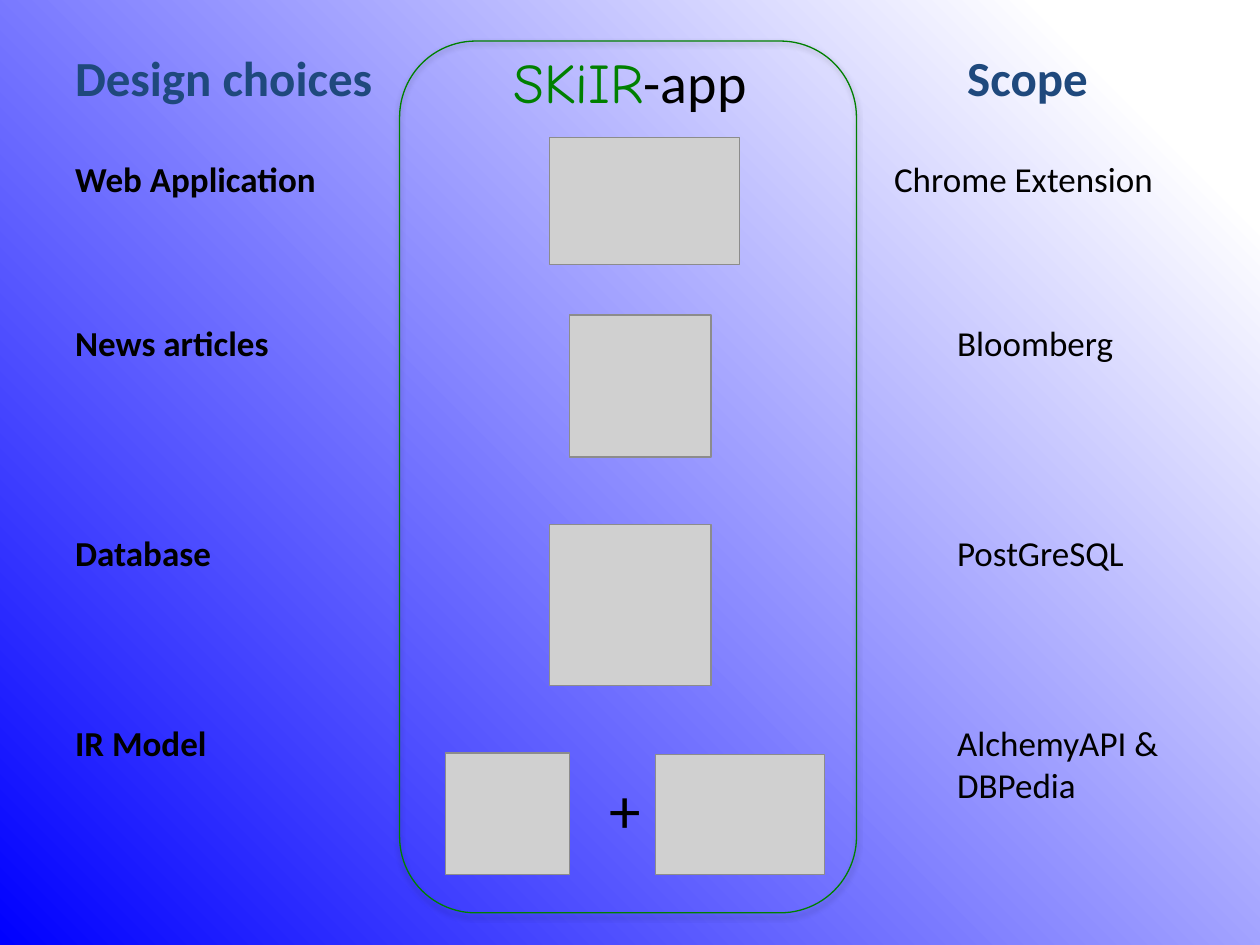
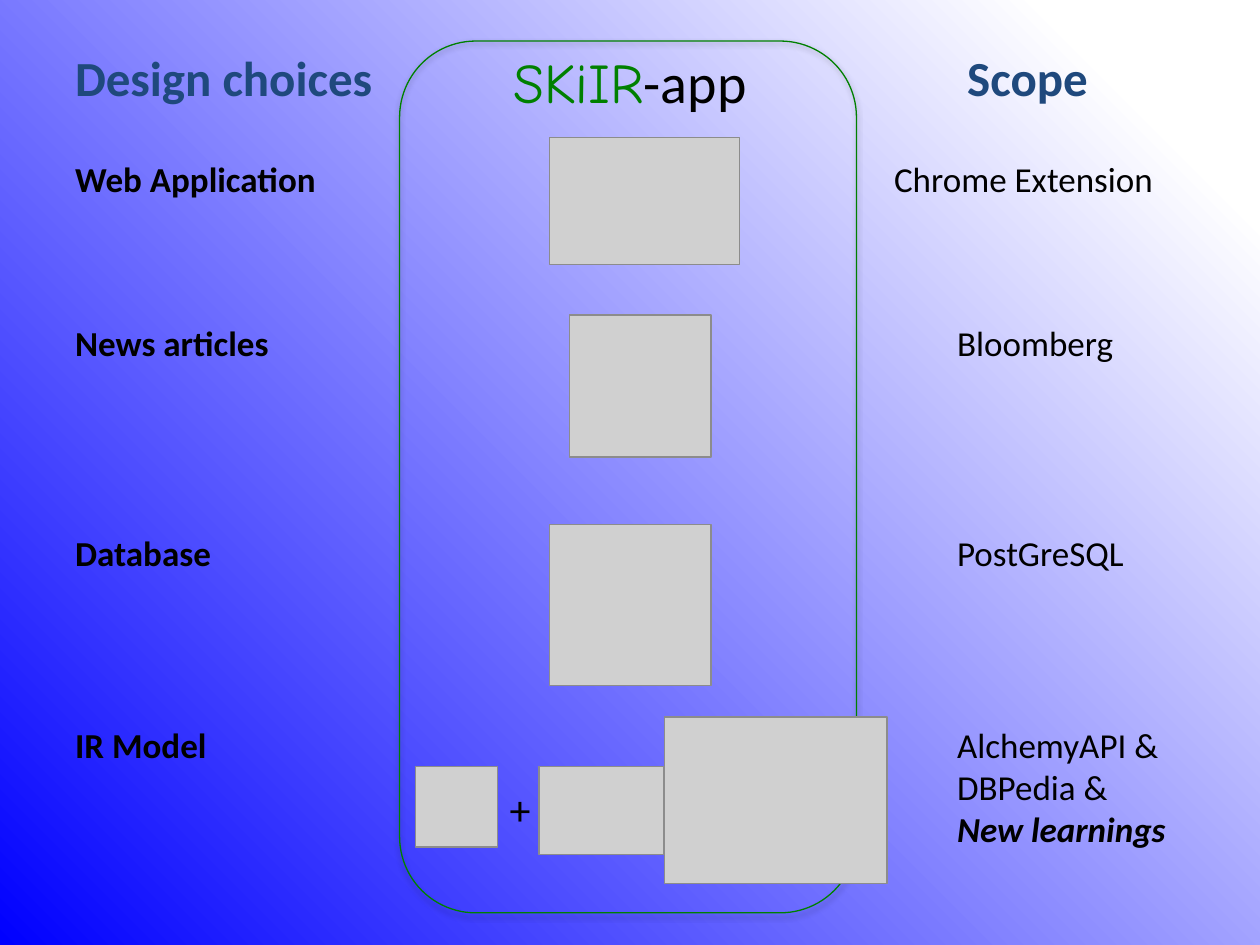
Before and after one commit to rubenverboon/skiir, a slide deck: slide 12 of Presentation/Final_presentation_group_002.pptx. Drawn at 1260x945 pixels with LibreOffice and Linux fonts; fonts in the diff are those of the drawing; grey boxes stand for pictures. Boxes give left, top, right and bottom in pixels: in the first picture for what was removed or moved away, otherwise in the second. Text is boxed around its words. In the diff, an @@ line names an element or a change of style, - is before the commit and + after.

```diff
--- a/Presentation/Final_presentation_group_002.pptx
+++ b/Presentation/Final_presentation_group_002.pptx
@@ picture added at (x1=664, y1=717, x2=887, y2=883) @@
@@ picture resized from (x1=445, y1=753, x2=568, y2=874) to (x1=415, y1=766, x2=496, y2=847) @@
@@ text "+" moved from (x1=597, y1=764, x2=654, y2=853) to (x1=498, y1=777, x2=544, y2=840) @@
@@ text "+" at (x1=498, y1=777, x2=544, y2=840): size 36 to 24 pt @@
@@ picture resized from (x1=655, y1=755, x2=824, y2=874) to (x1=539, y1=766, x2=664, y2=854) @@
@@ text added at (x1=664, y1=777, x2=711, y2=840), 24 pt, text #000000 @@
++
@@ text at (x1=957, y1=775, x2=1165, y2=848): text changed; bold on; italic on @@
-DBPedia
+DBPedia &
+New learnings
```
Also in this commit, not shown: 7 other slides changed, 15 slides added, 1 slide removed.
